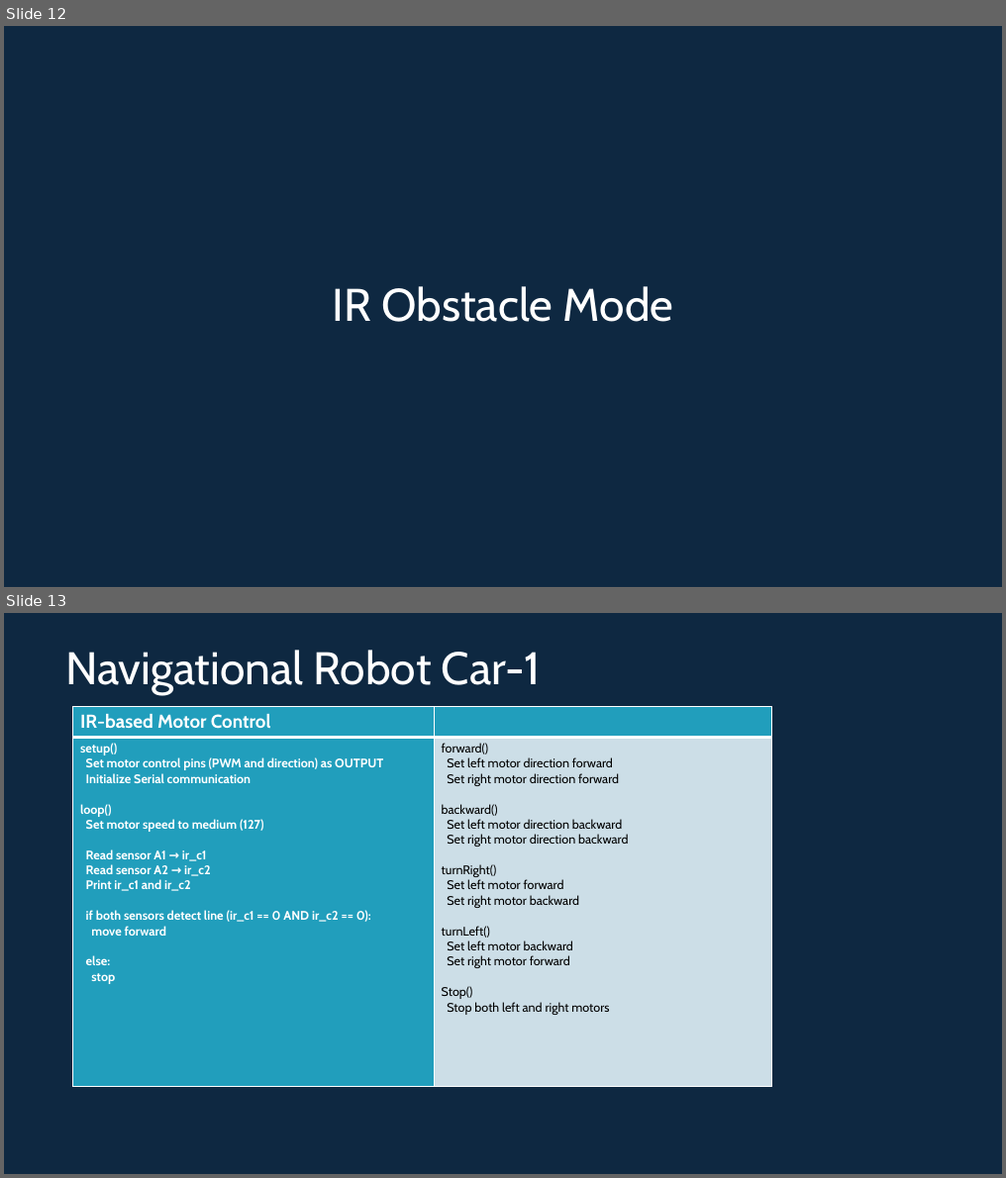
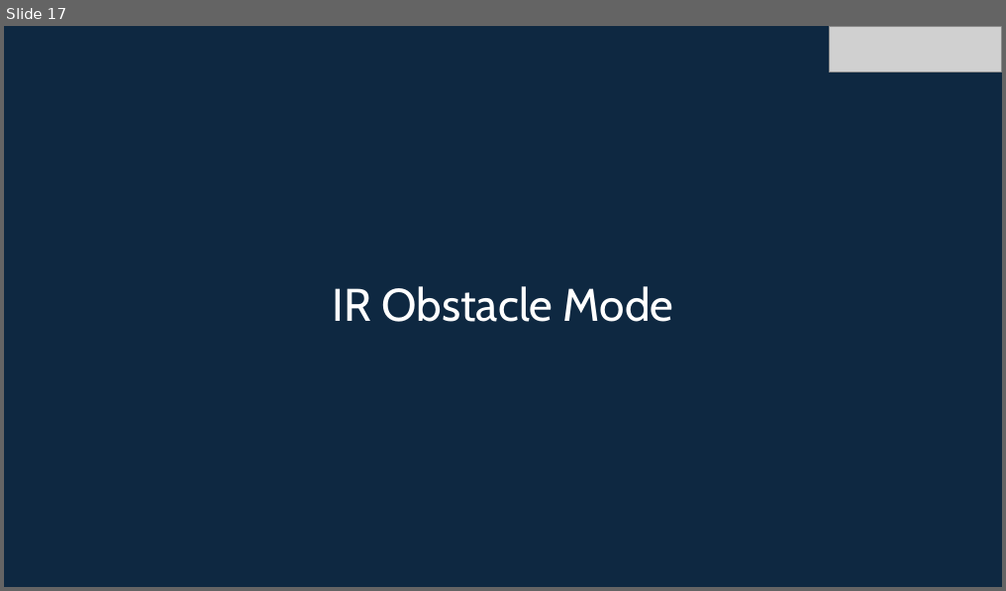
Before and after one commit to info-zas/Training, a slide deck: GPREC/04_Navigational_Robot_Car-1-Sensors/ZASRobotics_Car-1.pptx. Shown one above the other, each under a label of ours: slides 12 and 13 before the commit, slide 17 after it. The pictures are 1006x1178 and 1006x591 pixels, drawn with LibreOffice and Linux fonts; fonts in the diff are those of the drawing; grey boxes stand for pictures. Boxes give left, top, right and bottom in pixels: in the first picture for what was removed or moved away, otherwise in the second. Text is boxed around its words. In the diff, an @@ line names an element or a change of style, - is before the commit and + after.

```diff
--- a/GPREC/04_Navigational_Robot_Car-1-Sensors/ZASRobotics_Car-1.pptx
+++ b/GPREC/04_Navigational_Robot_Car-1-Sensors/ZASRobotics_Car-1.pptx
@@ slide 13 removed at [4, 613, 1002, 1174], background #0E2841 @@
@@ title removed at [65, 650, 541, 695] @@
-Navigational Robot Car-1
@@ table removed at [73, 707, 772, 1087], 2 rows, 2 columns @@
-IR-based Motor Control | 
-setup() / Set motor control pins (PWM and direction) as OUTPUT / Initialize Serial communication / loop() / Set motor speed to medium (127) / Read sensor A1 → ir_c1 / Read sensor A2 → ir_c2 / Print ir_c1 and ir_c2 / if both sensors detect line (ir_c1 == 0 AND ir_c2 == 0): / move forward / else: / stop | forward() / Set left motor direction forward / Set right motor direction forward / backward() / Set left motor direction backward / Set right motor direction backward / turnRight() / Set left motor forward / Set right motor backward / turnLeft() / Set left motor backward / Set right motor forward / Stop() / Stop both left and right motors
@@ what was slide 12 is now slide 17 @@
@@ slide 17 changed as well @@
@@ picture added at [829, 26, 1001, 73] @@
```
Also in this commit, not shown: 9 other slides changed, 10 slides added, 2 other slides removed, 5 other files.
